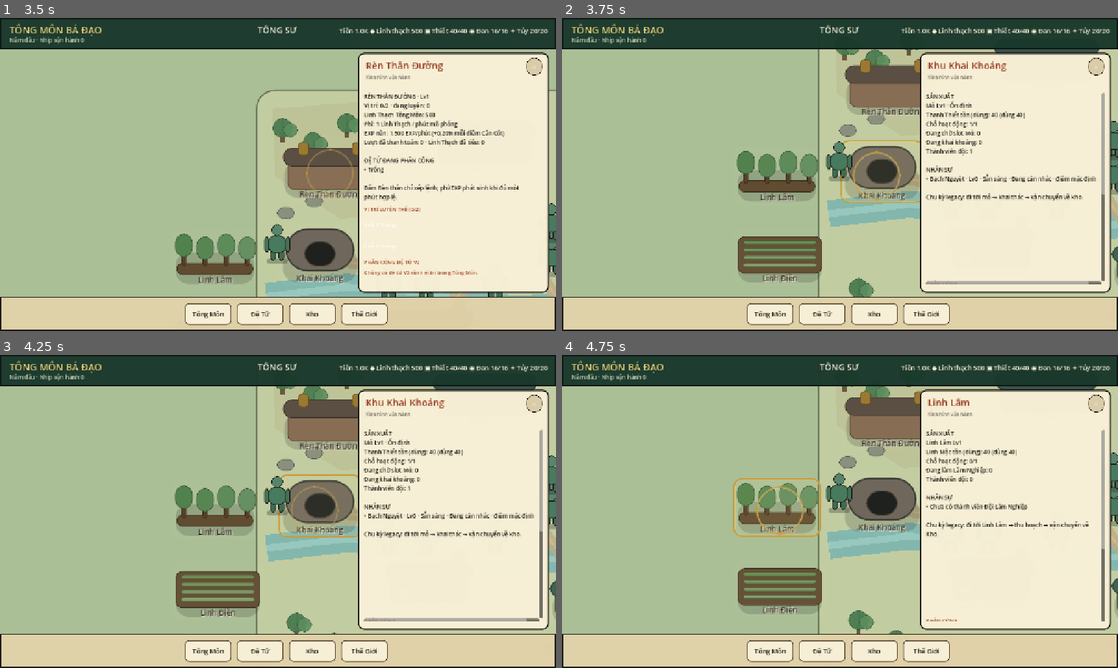
Above: before the commit, frames 1-4 (two rows, left to right).
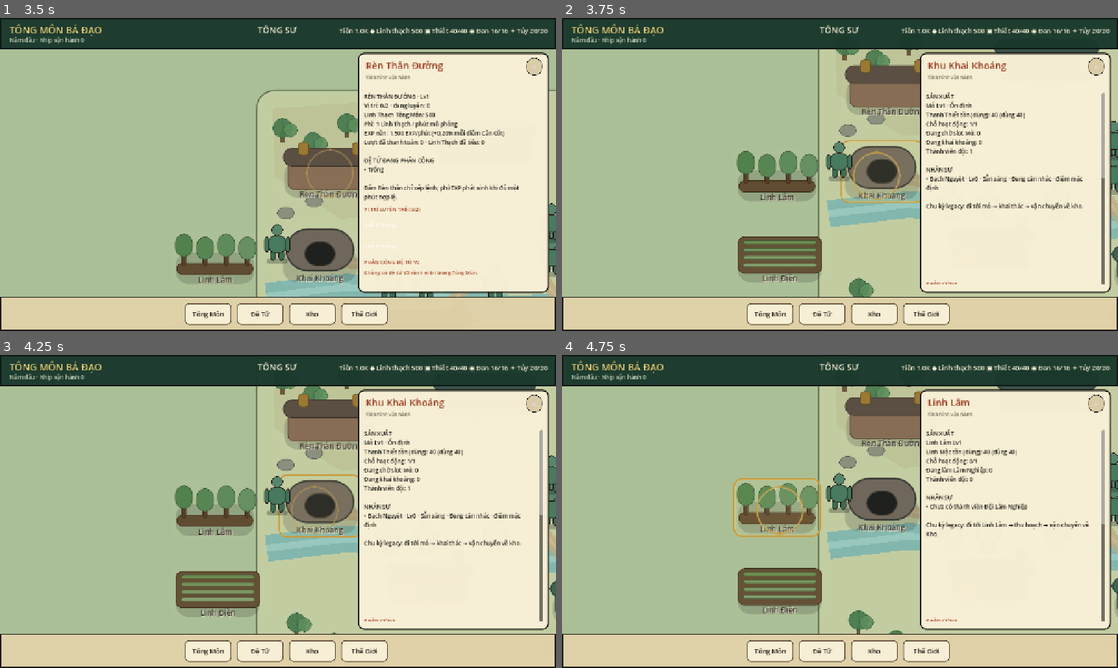
Above: after the commit, the same moments.

Repository: vuanhtuan161094-byte/TongMonBaDao
Game: Godot game, scene res://scenes/p3/p3_2_landscape_sect.tscn
Same seed, same stepped clock (60 frames per second), same inputs: the game is played once before the commit and once after it.
Inputs (mouse positions are in pixels of both pictures, inside the frame that each line leads up to):
- Up to frame 1 (3.5 s): click (278, 89) at 0.5 s; click (511, 161) at 1.25 s; click (189, 174) at 2 s; click (428, 330) at 2.75 s
- Up to frame 2 (3.75 s): click (884, 252) at 3.5 s
- Up to frame 3 (4.25 s): no input
- Up to frame 4 (4.75 s): click (778, 511) at 4.25 s

Frame 1 is identical in both runs. In frame 2, 1.1% of the frame differs, in the area x 65-98%, y 50-86%; in frame 3, 1.1%; in frame 4, less than 0.1%.

Commit message:
fix(ui): show readable disciple rows and visible building controls at 1280x720

Diff:
--- a/godot/src/presentation/p3_2_landscape_sect.gd
+++ b/godot/src/presentation/p3_2_landscape_sect.gd
@@ -629,7 +629,7 @@
 
     building_operation_body = Label.new()
     building_operation_body.name = "BuildingOperationBody"
-    building_operation_body.custom_minimum_size = Vector2(384, 420)
+    building_operation_body.custom_minimum_size = Vector2(384, 0)
     building_operation_body.autowrap_mode = TextServer.AUTOWRAP_WORD_SMART
     building_operation_body.add_theme_font_size_override("font_size", 13)
     building_operation_body.add_theme_color_override("font_color", INK)
@@ -1469,11 +1469,15 @@
     label.add_theme_color_override("font_color", CINNABAR.darkened(0.12))
     building_management_container.add_child(label)
 
-func _new_management_row(disciple: DiscipleState) -> HBoxContainer:
-    var row := HBoxContainer.new()
+func _new_management_row(disciple: DiscipleState) -> GridContainer:
+    # Two columns keep the Mine's three actions within the 384px panel.
+    # The name stays readable on paper and commands wrap to a second row.
+    var row := GridContainer.new()
     row.name = "Person_%s" % str(disciple.id)
-    row.custom_minimum_size = Vector2(384, 38)
-    row.add_theme_constant_override("separation", 6)
+    row.columns = 2
+    row.custom_minimum_size = Vector2(384, 0)
+    row.add_theme_constant_override("h_separation", 6)
+    row.add_theme_constant_override("v_separation", 3)
     building_management_container.add_child(row)
 
     var name := Label.new()
@@ -1481,6 +1485,7 @@
     name.custom_minimum_size = Vector2(190, 34)
     name.vertical_alignment = VERTICAL_ALIGNMENT_CENTER
     name.add_theme_font_size_override("font_size", 11)
+    name.add_theme_color_override("font_color", INK)
     row.add_child(name)
     return row
 
